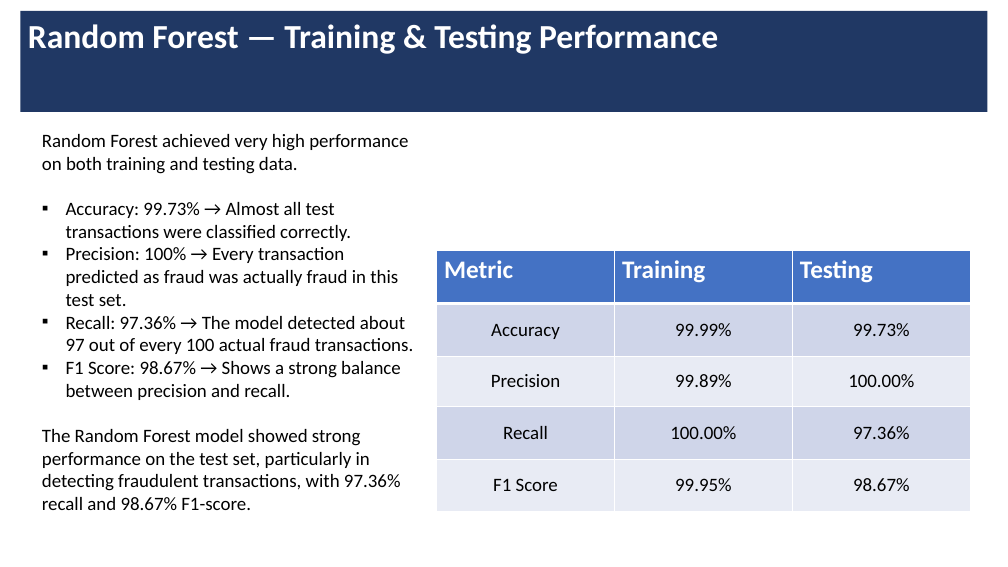
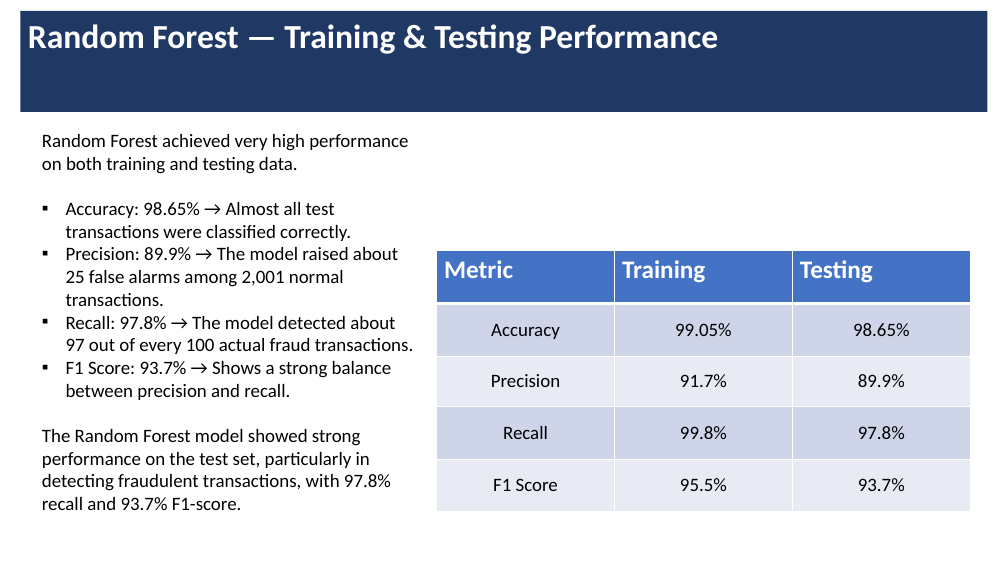
Before and after one commit to sabrinidhris/FRAUD-DETECTION, a slide deck: slide 15 of Fraud_Detection_Project.pptx. Drawn at 1008x567 pixels with LibreOffice and Linux fonts; fonts in the diff are those of the drawing. Boxes give left, top, right and bottom in pixels: in the first picture for what was removed or moved away, otherwise in the second. Text is boxed around its words. In the diff, an @@ line names an element or a change of style, - is before the commit and + after.

```diff
--- a/Fraud_Detection_Project.pptx
+++ b/Fraud_Detection_Project.pptx
@@ text at (x1=42, y1=202, x2=413, y2=510): text changed @@
-▪ Accuracy: 99.73% → Almost all test transactions were classified correctly.
-▪ Precision: 100% → Every transaction predicted as fraud was actually fraud in this test set.
-▪ Recall: 97.36% → The model detected about 97 out of every 100 actual fraud transactions.
-▪ F1 Score: 98.67% → Shows a strong balance between precision and recall.
-The Random Forest model showed strong performance on the test set, particularly in detecting fraudulent transactions, with 97.36% recall and 98.67% F1-score.
+▪ Accuracy: 98.65% → Almost all test transactions were classified correctly.
+▪ Precision: 89.9% → The model raised about 25 false alarms among 2,001 normal transactions.
+▪ Recall: 97.8% → The model detected about 97 out of every 100 actual fraud transactions.
+▪ F1 Score: 93.7% → Shows a strong balance between precision and recall.
+The Random Forest model showed strong performance on the test set, particularly in detecting fraudulent transactions, with 97.8% recall and 93.7% F1-score.
@@ table at (x1=437, y1=251, x2=970, y2=512) @@
-row 2, column 2: 99.99%
+row 2, column 2: 99.05%
-row 2, column 3: 99.73%
+row 2, column 3: 98.65%
-row 3, column 2: 99.89%
+row 3, column 2: 91.7%
-row 3, column 3: 100.00%
+row 3, column 3: 89.9%
-row 4, column 2: 100.00%
+row 4, column 2: 99.8%
-row 4, column 3: 97.36%
+row 4, column 3: 97.8%
-row 5, column 2: 99.95%
+row 5, column 2: 95.5%
-row 5, column 3: 98.67%
+row 5, column 3: 93.7%
```
Also in this commit, not shown: 9 other slides changed.
